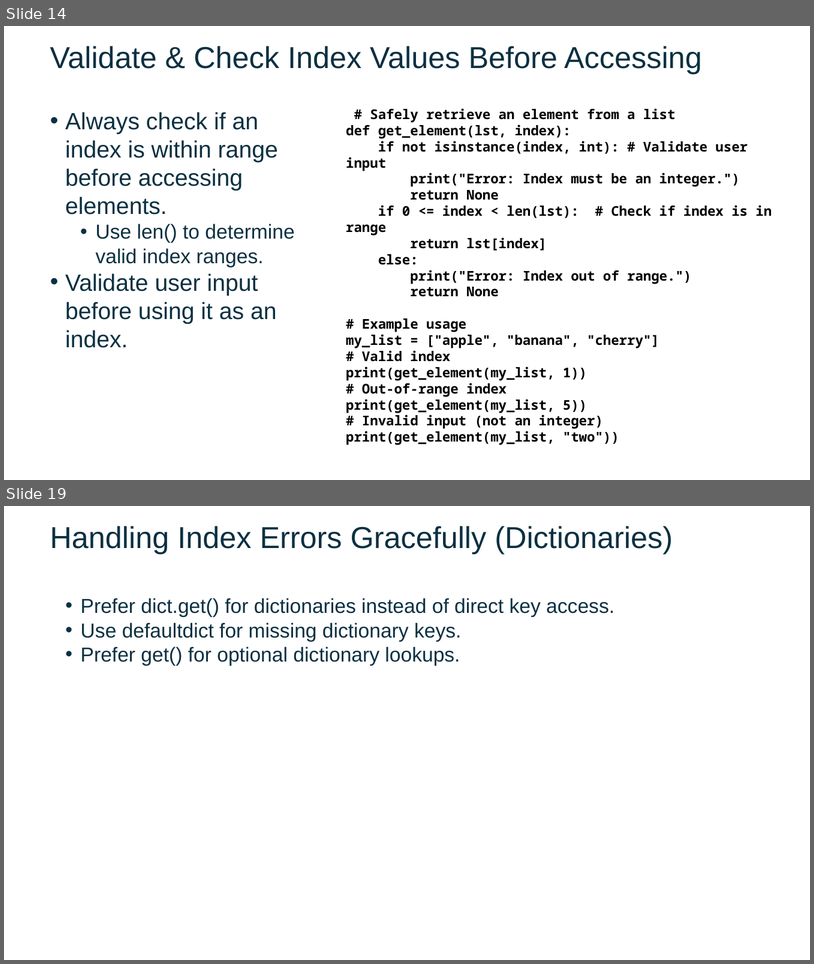
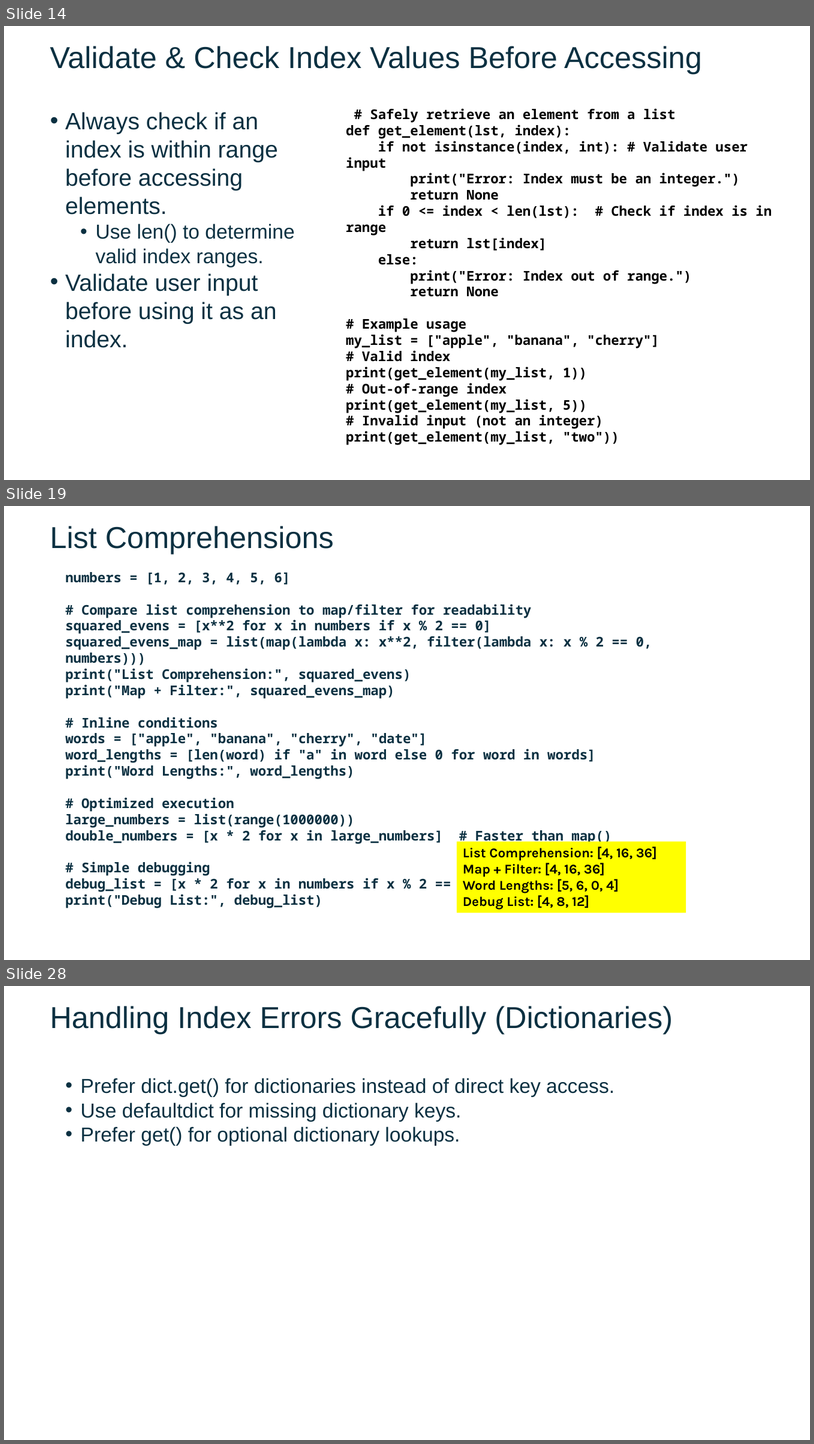
Before and after one commit to FSCJ-FacultyDev/SWC-Columbus-2025, a slide deck: Slides-Day2.pptx. Shown one above the other, each under a label of ours: slides 14 and 19 before the commit, slides 14, 19 and 28 after it; the slides between them are not shown. The pictures are 814x964 and 814x1444 pixels, drawn with LibreOffice and Linux fonts; fonts in the diff are those of the drawing; background and template pictures are left out. Boxes give left, top, right and bottom in pixels: in the first picture for what was removed or moved away, otherwise in the second. Text is boxed around its words. In the diff, an @@ line names an element or a change of style, - is before the commit and + after.

```diff
--- a/Slides-Day2.pptx
+++ b/Slides-Day2.pptx
@@ slide 19 added at [4,506,810,960], background picture (left out) @@
@@ text added at [50,526,334,554], 36 pt, text #0B3041 @@
+List Comprehensions
@@ text added at [65,572,653,908], 16 pt, text #0B3041, bold @@
+  numbers = [1, 2, 3, 4, 5, 6]
+  # Compare list comprehension to map/filter for readability
+  squared_evens = [x**2 for x in numbers if x % 2 == 0]
+  squared_evens_map = list(map(lambda x: x**2, filter(lambda x: x % 2 == 0, numbers)))
+  print("List Comprehension:", squared_evens)
+  print("Map + Filter:", squared_evens_map)
+  # Inline conditions
+  words = ["apple", "banana", "cherry", "date"]
+  word_lengths = [len(word) if "a" in word else 0 for word in words]
+  print("Word Lengths:", word_lengths)
+  # Optimized execution
+  large_numbers = list(range(1000000))
+  double_numbers = [x * 2 for x in large_numbers] # Faster than map()
+  # Simple debugging
+  debug_list = [x * 2 for x in numbers if x % 2 == 0]
+  print("Debug List:", debug_list)
@@ rectangle added at [457,841,686,913], fill #FFFF00, 16 pt, text #000000, bold @@
+List Comprehension: [4, 16, 36]
+Map + Filter: [4, 16, 36]
+Word Lengths: [5, 6, 0, 4]
+Debug List: [4, 8, 12]
@@ what was slide 19 is now slide 28 @@
```
Also in this commit, not shown: 3 slides changed, 9 other slides added, 1 slide removed, 4 other files.
